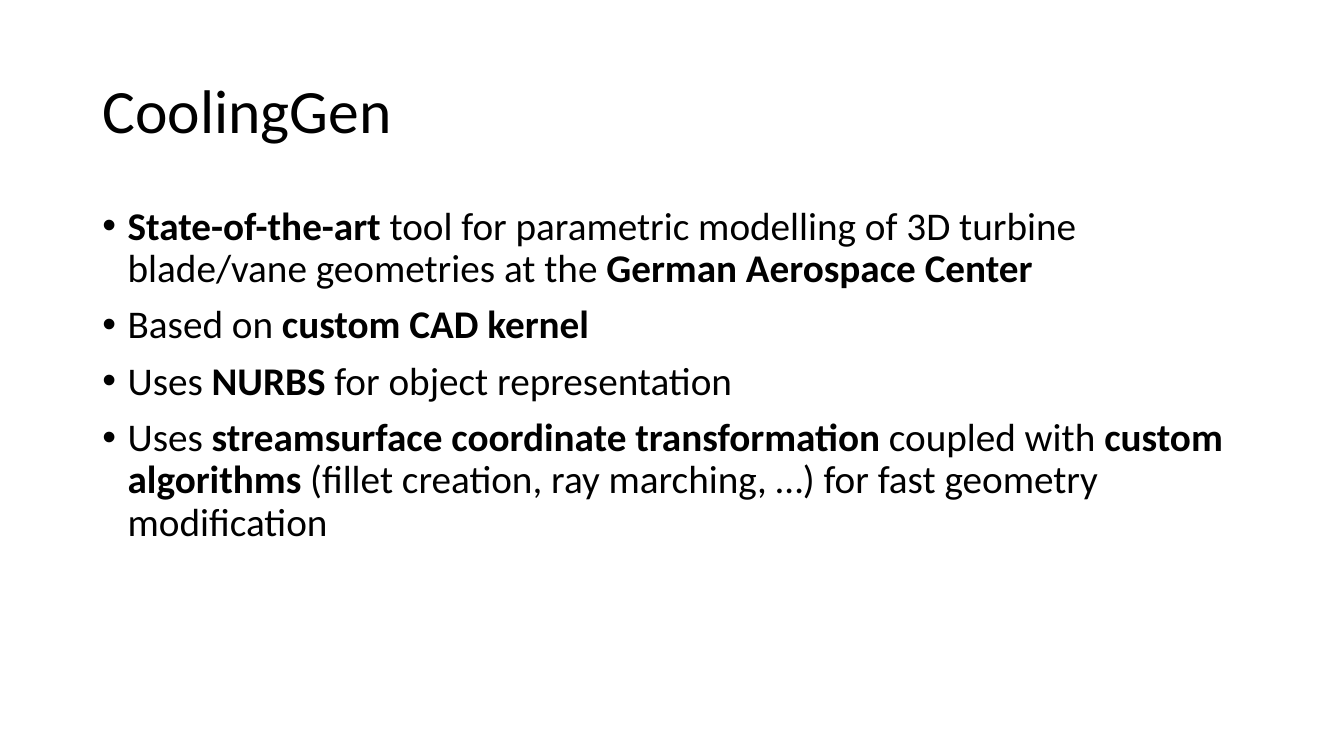
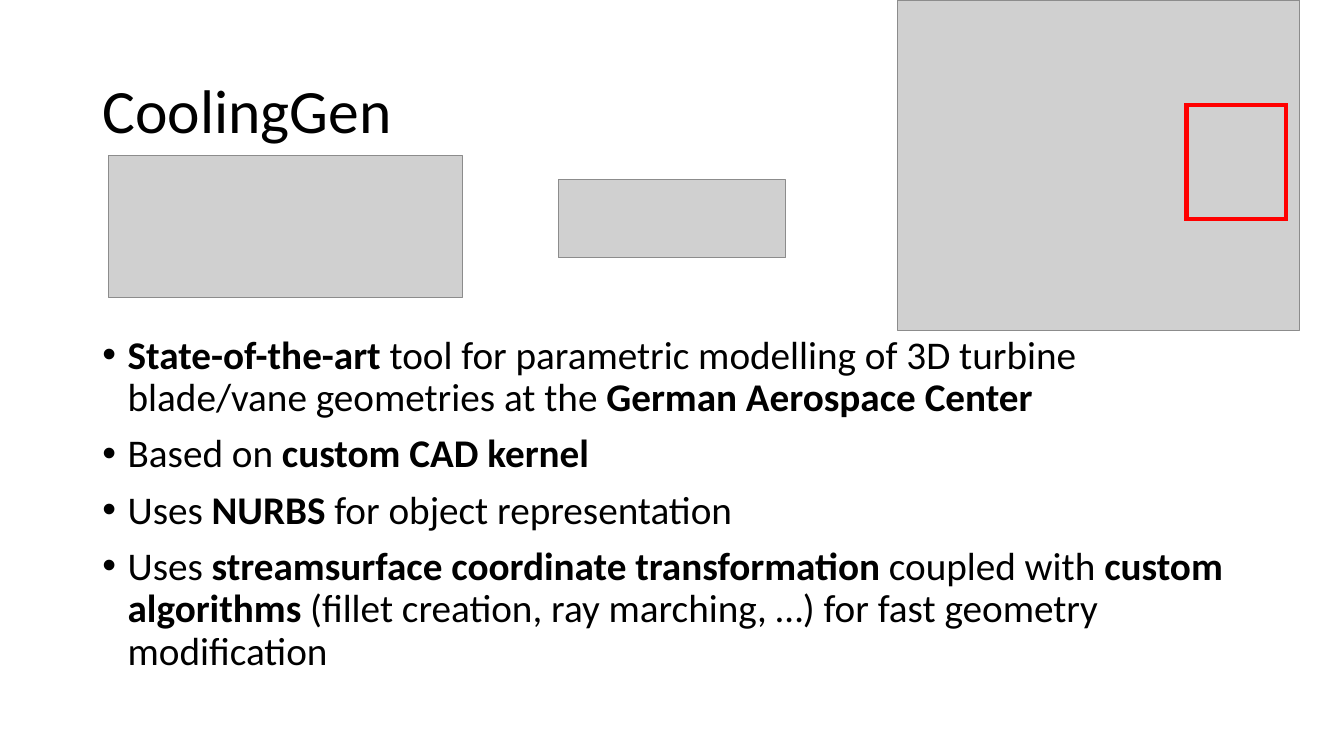
Before and after one commit to boolean-julian/coolinggen_thesis, a slide deck: slide 6 of julianlueken.pptx (slide 3 before the commit). Drawn at 1344x756 pixels with LibreOffice and Linux fonts; fonts in the diff are those of the drawing; grey boxes stand for pictures. Boxes give left, top, right and bottom in pixels: in the first picture for what was removed or moved away, otherwise in the second. Text is boxed around its words. In the diff, an @@ line names an element or a change of style, - is before the commit and + after.

```diff
--- a/julianlueken.pptx
+++ b/julianlueken.pptx
@@ picture added at [898,0,1300,331] @@
@@ rectangle added at [1187,105,1287,219], outline #FF0000 3 pt @@
@@ picture added at [109,155,463,297] @@
@@ picture added at [559,179,786,257] @@
@@ text "State-of-the-art tool for parametric modelling ...": place and size @@
-text "State-of-the-art tool for parametric modelling ..." at [128,212,1223,537]
+text "State-of-the-art tool for parametric modelling ..." at [128,341,1223,666]
```
Also in this commit, not shown: 12 other slides changed, 6 slides added, 5 slides removed.
